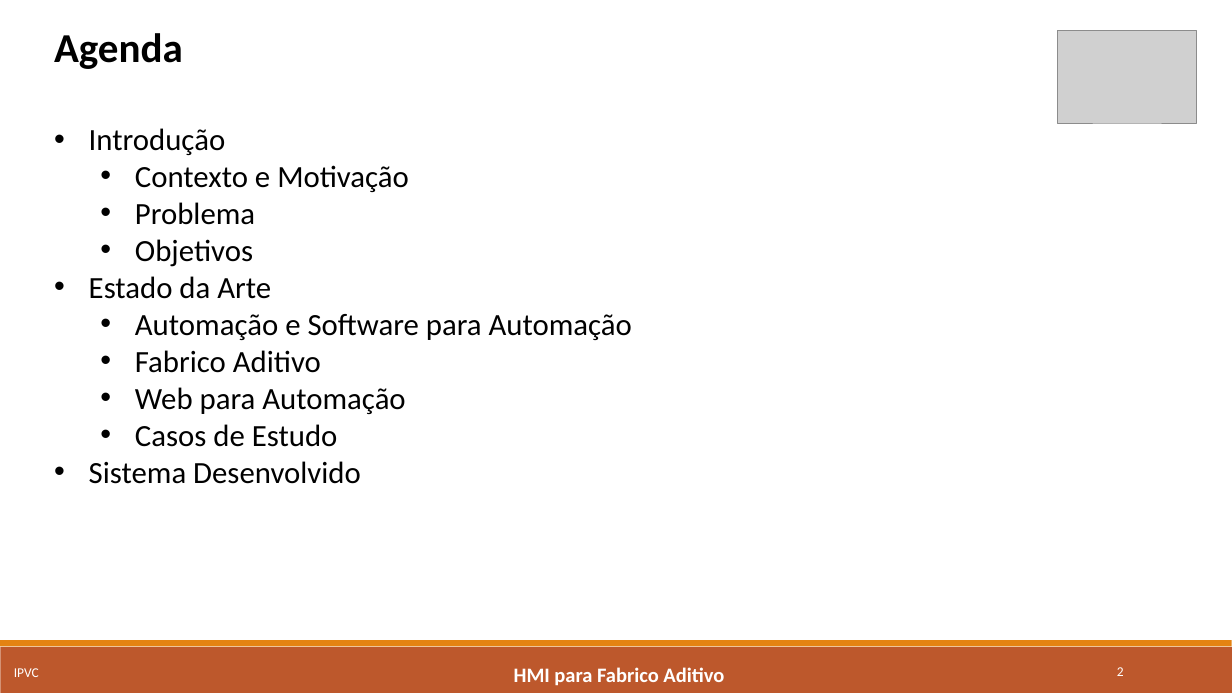
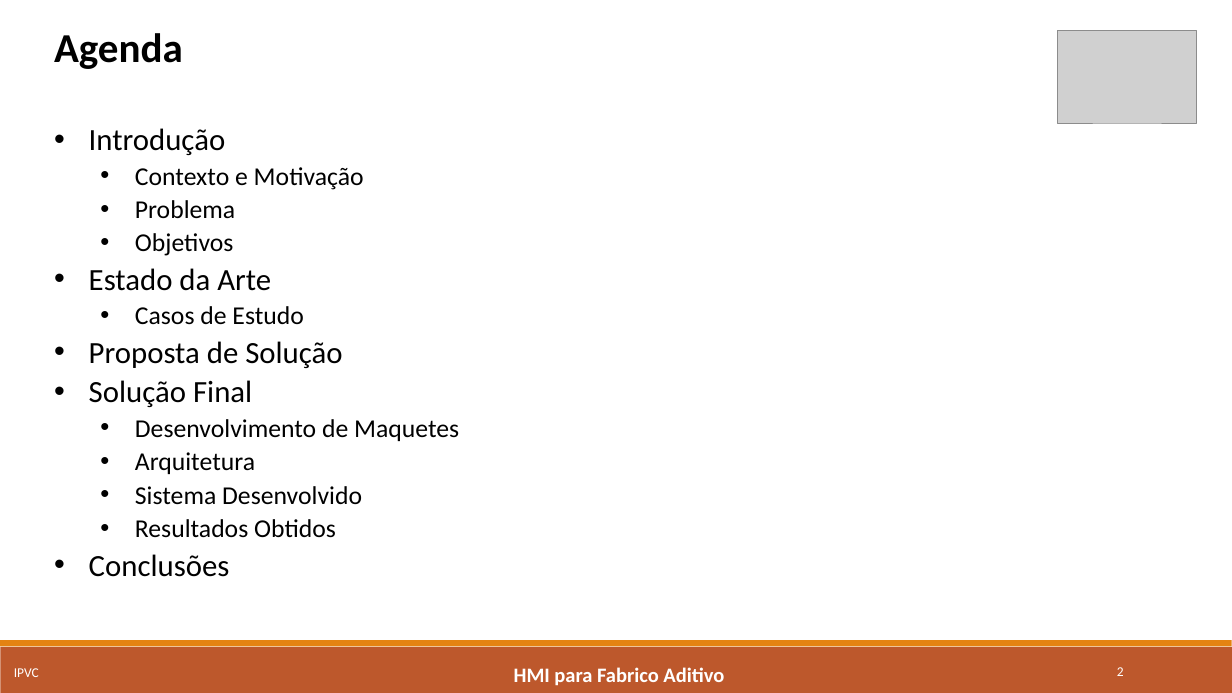
Before and after one commit to marcorlsrodrigues/projeto, a slide deck: slide 2 of Apresentacao_Final_MarcoRodrigues4652.pptx. Drawn at 1232x693 pixels with LibreOffice and Linux fonts; fonts in the diff are those of the drawing; grey boxes stand for pictures. Boxes give left, top, right and bottom in pixels: in the first picture for what was removed or moved away, otherwise in the second. Text is boxed around its words. In the diff, an @@ line names an element or a change of style, - is before the commit and + after.

```diff
--- a/Apresentacao_Final_MarcoRodrigues4652.pptx
+++ b/Apresentacao_Final_MarcoRodrigues4652.pptx
@@ text at (x1=89, y1=128, x2=364, y2=505): size 24 to 20 pt in "Contexto e Motivação", "Problema", "Objetivos", "Casos de Estudo" and 1 more places; more space between paragraphs; list level 1 to 2 in "Sistema Desenvolvido" @@
@@ text at (x1=135, y1=314, x2=632, y2=414): paragraphs removed @@
-  • Automação e Software para Automação
-  • Fabrico Aditivo
-  • Web para Automação
@@ text at (x1=89, y1=341, x2=459, y2=474): paragraphs added @@
+• Proposta de Solução
+• Solução Final
+  • Desenvolvimento de Maquetes
+  • Arquitetura
@@ text at (x1=89, y1=519, x2=336, y2=577): paragraphs added @@
+  • Resultados Obtidos
+• Conclusões
```
Also in this commit, not shown: 2 other slides changed, 2 slides added, 10 slides removed.
